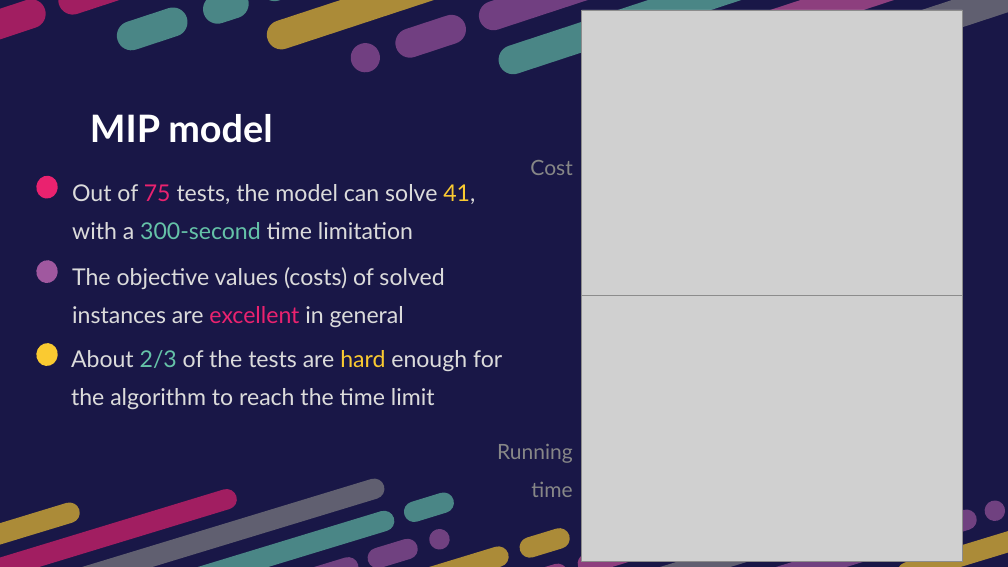
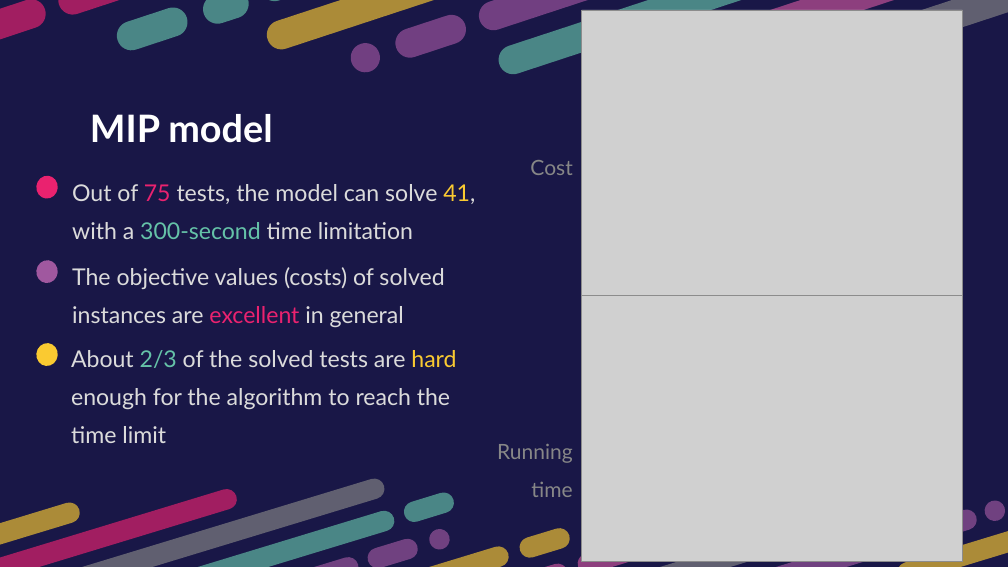
Before and after one commit to htnminh/optimization-project, a slide deck: slide 35 of presentation/General 2D Bin Packing Problem.pptx. Drawn at 1008x567 pixels with LibreOffice and Linux fonts; fonts in the diff are those of the drawing; grey boxes stand for pictures. Boxes give left, top, right and bottom in pixels: in the first picture for what was removed or moved away, otherwise in the second. Text is boxed around its words. In the diff, an @@ line names an element or a change of style, - is before the commit and + after.

```diff
--- a/presentation/General 2D Bin Packing Problem.pptx
+++ b/presentation/General 2D Bin Packing Problem.pptx
@@ text at (71, 350, 456, 443): text changed @@
-About 2/3 of the tests are hard enough for the algorithm to reach the time limit
+About 2/3 of the solved tests are hard enough for the algorithm to reach the time limit
```
Also in this commit, not shown: 4 other slides changed, 1 other file.
